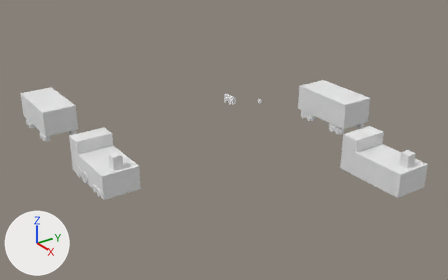
What one commit did to the Blender file dae/trainset/train.blend.
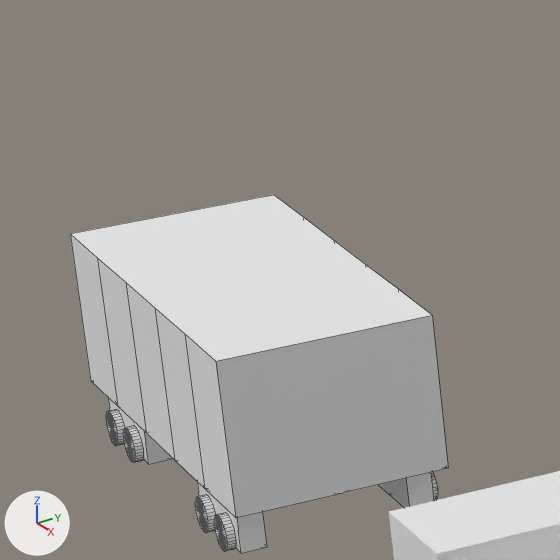
Each version appears first whole from a camera (50 mm lens) standing at (6.82, -2.81, 3.52) and looking at (0.11, 1.79, -0.1), and next in a close-up on the part from 2% to 21% of the width and 21% to 51% of the height. Every picture has the same lights, and +X, +Y and +Z are marked at lower left. The close-ups show mesh edges as thin lines.

The first close-up shows 'train_car_0', 'train_car_1'.
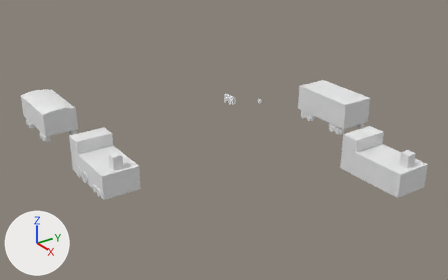
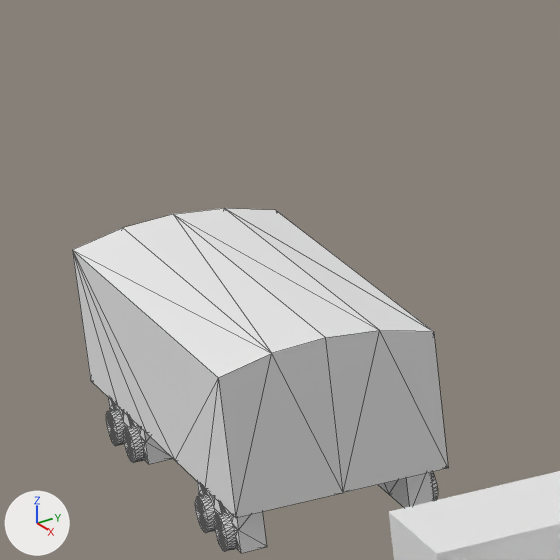
Commit message: good geo for pasanger car

Boxes [x1, y1, x2, y2] around the edits, measured in the close-ups (560 x 560 px; the box of a moved part takes in the faces that stretch with it):
'train_car_0', reshaped
    before: [70, 195, 448, 553]
    after: [72, 208, 448, 553]
part 1 of me_train_car_0_geo, moved or reshaped
    before: [70, 195, 448, 518]
    after: [72, 208, 448, 518]

The edits, one by one:
me_train_car_0_geo is used by ob_train_car_0; location (-2.0, 0.0, 0.022); rotation (0.0, 0.0, -3.142), in degrees (0, 0, -180).
me_train_car_0_geo had 605 vertices, 616 faces and spanned x -0.5..0.5, y -0.25..0.25, z -0.272..0.228.
me_train_car_0_geo now has 603 vertices, 1214 faces and spans x -0.5..0.5, y -0.25..0.25, z -0.272..0.228.
me_train_car_0_geo part 1: 12 vertices removed from x -0.5..0.5, y -0.25..0.25, z 0.228; 10 vertices added at x -0.5..0.5, y -0.25..0.25, z 0.188..0.228.
